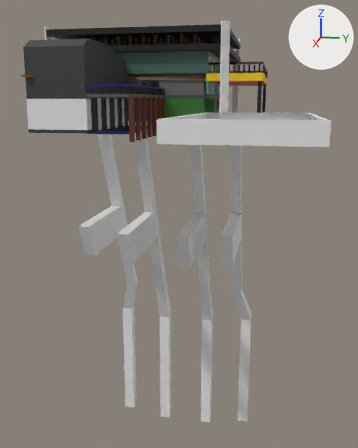
Two versions of the FBX model Assets/Models/Saint Mary's Island/PlayerHouseSTM.fbx, one commit apart.
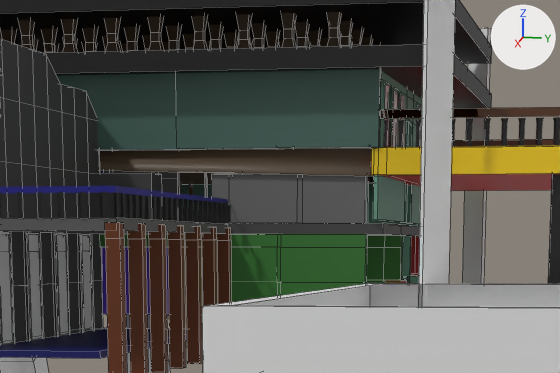
The first picture shows the older version from a 50 mm camera at (68.0, 32.3, 2.4) aimed at (-11.5, 16.4, -17.5). The close-ups show both versions on the part from 27% to 73% of the width and 7% to 31% of the height of that picture; other places that the commit changed are outside them. Lighting does not change. The marker at upper right points along +X, +Y and +Z. The close-ups show mesh edges as thin lines. Where no turn or scale is listed for an object, it has been applied to the vertices. Vertices at the same position are counted once.

Names of what the first close-up shows: 'Balcony', 'BedroomFloor', 'Cube.001', 'EvidenceRoom', 'Garage', 'GarageBalconyPoles', 'LivingRoom', 'OuterSupportD', 'PoolHolder', 'Roof', 'Roof.001', 'RoofHolder', 'Toilet', 'Windows.002'.
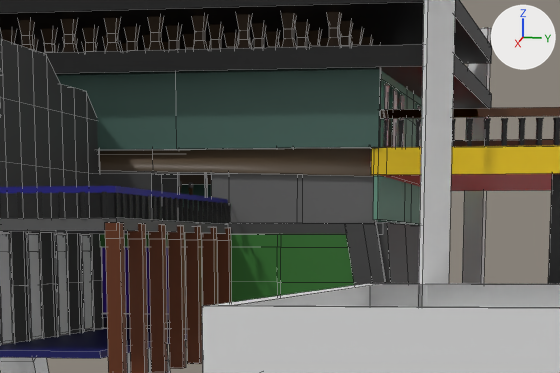
The change, as a list of edits to the scene's bpy script:
```text
Add mat_material_011:
    mat_material_011 = principled_material('Material.011')
    mat_material_011.base_color = (0.055, 0.055, 0.055)  # black #424242
Change me_cube_046:
    used by ob_livingroom; location = (-10.62, 21.82, -0.09); rotation_euler = (-3.142, 0.0, 0.0), in degrees (-180, 0, 0); scale = (-0.0666, -1.0, -1.0)
    remove me_cube_046.from_pydata(...)  # 418 vertices, 295 faces; spans x -136.0..188.0, y -19.0..1.0, z -1.0..9.0
    add me_cube_046.from_pydata(...)  # 426 vertices, 305 faces; spans x -136.0..188.0, y -19.0..1.0, z -1.0..9.0
    me_cube_046 part 2
    1 face is deleted
    8 vertices are added at x -135.0..-130.0, y 1.0, z -1.0..1.0
    11 new faces join them
Change me_cube_050:
    used by ob_evidenceroom; location = (-5.71, 11.31, 4.23)
    remove me_cube_050.from_pydata(...)  # 120 vertices, 102 faces; spans x -3.4..4.0, y -8.5..10.5, z -1.0..1.9
    add me_cube_050.from_pydata(...)  # 154 vertices, 136 faces; spans x -3.4..4.1, y -8.5..10.9, z -1.1..2.0
    me_cube_050 part 1
    5 faces are deleted
    4 vertices move from x 3.5..4.0, y 10.5, z -1.0..1.0 to x 3.5..4.0, y 7.9..10.9, z -1.0..1.7
    18 vertices are added at x 3.5..4.1, y -7.6..10.9, z -1.1..2.0
    6 new vertices lie (0.0, 0.0, 0.7) away from vertices in x 3.5..4.0, y 4.2..7.7, z 1.0
    10 new vertices lie (0.4, 0.0, 0.0) away from vertices in x 3.7, y -7.6..1.8, z -1.1..2.0
    39 new faces join them
Add me_cube_093_1:
    me_cube_093_1.from_pydata(...)  # 80 vertices, 78 faces; spans x -5.7..16.2, y -10.9..9.4, z -0.2..4.5
    me_cube_093_1.materials.append(mat_material_011)  # black #424242
Change ob_windows_002:
    ob_windows_002.location: (0.57, 10.97, 2.49) -> (0.49, 10.97, 2.49)
Add ob_evidenceroomfloor_001:
    ob_evidenceroomfloor_001 = bpy.data.objects.new('EvidenceRoomFloor.001', me_cube_093_1)
    ob_evidenceroomfloor_001.location = (-17.74, 13.58, -1.15)
```

Boxes [x1, y1, x2, y2] around the edits, measured in the close-ups (560 x 373 px):
'EvidenceRoom', reshaped
    before: [104, 170, 367, 224]
    after: [99, 149, 377, 224]
'LivingRoom', reshaped
    before: [99, 71, 422, 283]
    after: [179, 71, 422, 225]
'EvidenceRoomFloor.001', added (black)
    after: [103, 222, 420, 330]
'Windows.002', moved
    before: [82, 235, 92, 329]
    after: [82, 235, 93, 329]
part 1 of me_cube_050, built on
    before: [302, 175, 367, 223]
    after: [99, 149, 377, 223]
part 2 of me_cube_046, built on
    after: [405, 119, 413, 223]
